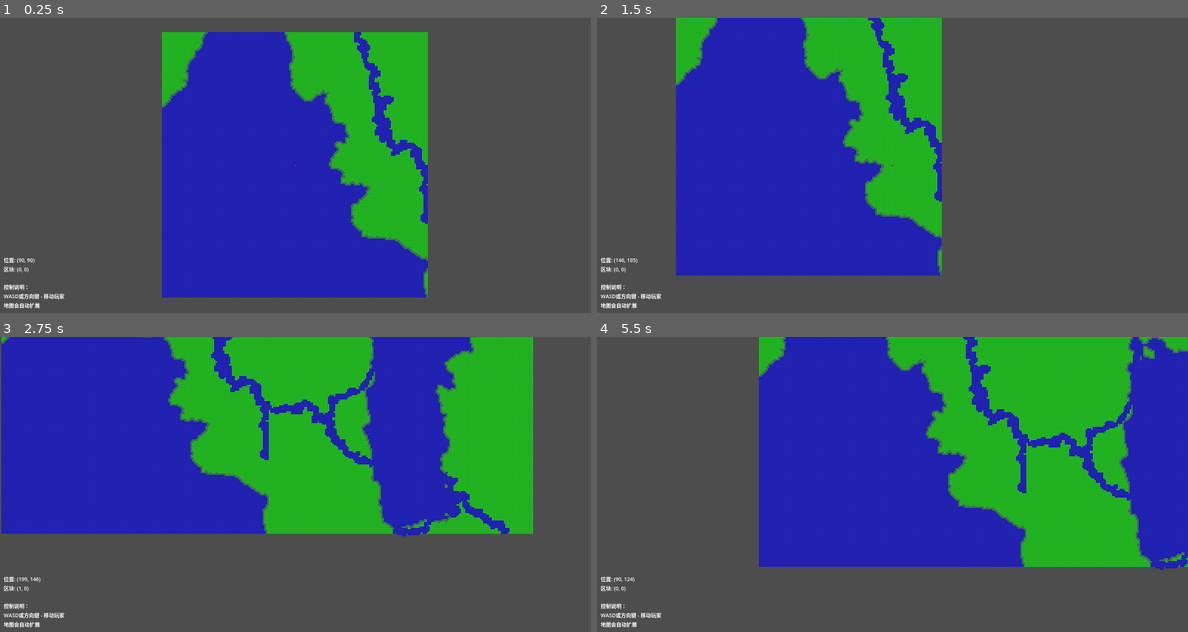
Above: before the commit, frames 1-4 (two rows, left to right).
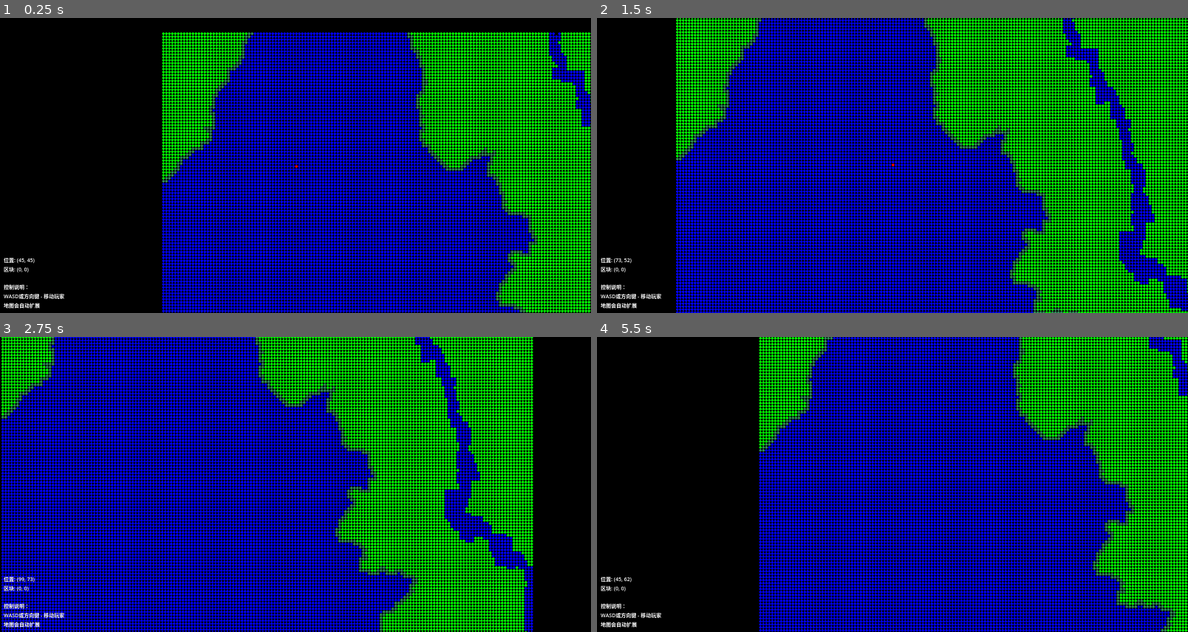
Above: after the commit, the same moments.

Repository: AliveGh0st/overmapchunkdemo
Game: Godot game, scene res://overmap_system.tscn
Two runs of this game, one before a commit and one after it. Both use one fixed random seed, a clock stepped at 60 frames per second and the inputs below.
Inputs:
- Up to frame 1 (0.25 s): no input
- Up to frame 2 (1.5 s): tap Enter at 0.5 s; hold Right (ui_right) 0.53-1.28 s; hold Down (ui_down) from 1.28 s (still down)
- Up to frame 3 (2.75 s): release Down (ui_down) at 2.03 s; hold Right (ui_right) from 2.03 s (still down)
- Up to frame 4 (5.5 s): release Right (ui_right) at 2.78 s; hold Up (ui_up) 2.78-3.53 s; hold Left (ui_left) 3.53-5.03 s; hold Down (ui_down) from 5.03 s (still down)

The runs differ from the first frame. In frame 1, 98% of the frame differs, in the area x 0-100%, y 0-100%; in frame 2, 98%; in frame 3, 98%; in frame 4, 98%.

Commit message:
调整背景层设置

Diff:
--- a/overmap_renderer.gd
+++ b/overmap_renderer.gd
@@ -7,7 +7,7 @@
 var map_size_x: int  # 动态计算的渲染区域宽度（格子数）
 var map_size_y: int  # 动态计算的渲染区域高度（格子数）
 const CELL_SIZE = 8   # 每个格子的像素大小（用于视口计算）
-const TILE_SIZE = 4  # TileMap中每个瓦片的像素大小（游戏世界格子大小）
+const TILE_SIZE = 8  # TileMap中每个瓦片的像素大小（游戏世界格子大小）
 const BORDER_THRESHOLD = 11  # 距离边缘11格时创建新区块
 var canvas_size_x: int  # 动态计算的画布宽度（像素）
 var canvas_size_y: int  # 动态计算的画布高度（像素）
@@ -555,49 +555,49 @@
 		# 朝向目标移动的逻辑 - 完全匹配C++
 		if pb_local.x > p2_local.x and (randi_range(0, int(CHUNK_SIZE * 1.2) - 1) < pb_local.x - p2_local.x or \
 		   (randi_range(0, int(CHUNK_SIZE * 0.2) - 1) > pb_local.x - p2_local.x and \
-		    randi_range(0, int(CHUNK_SIZE * 0.2) - 1) > abs(pb_local.y - p2_local.y))):
+			randi_range(0, int(CHUNK_SIZE * 0.2) - 1) > abs(pb_local.y - p2_local.y))):
 			p2_local.x += 1
 		if pb_local.x < p2_local.x and (randi_range(0, int(CHUNK_SIZE * 1.2) - 1) < p2_local.x - pb_local.x or \
 		   (randi_range(0, int(CHUNK_SIZE * 0.2) - 1) > p2_local.x - pb_local.x and \
-		    randi_range(0, int(CHUNK_SIZE * 0.2) - 1) > abs(pb_local.y - p2_local.y))):
+			randi_range(0, int(CHUNK_SIZE * 0.2) - 1) > abs(pb_local.y - p2_local.y))):
 			p2_local.x -= 1
 		if pb_local.y > p2_local.y and (randi_range(0, int(CHUNK_SIZE * 1.2) - 1) < pb_local.y - p2_local.y or \
 		   (randi_range(0, int(CHUNK_SIZE * 0.2) - 1) > pb_local.y - p2_local.y and \
-		    randi_range(0, int(CHUNK_SIZE * 0.2) - 1) > abs(p2_local.x - pb_local.x))):
+			randi_range(0, int(CHUNK_SIZE * 0.2) - 1) > abs(p2_local.x - pb_local.x))):
 			p2_local.y += 1
 		if pb_local.y < p2_local.y and (randi_range(0, int(CHUNK_SIZE * 1.2) - 1) < p2_local.y - pb_local.y or \
 		   (randi_range(0, int(CHUNK_SIZE * 0.2) - 1) > p2_local.y - pb_local.y and \
-		    randi_range(0, int(CHUNK_SIZE * 0.2) - 1) > abs(p2_local.x - pb_local.x))):
+			randi_range(0, int(CHUNK_SIZE * 0.2) - 1) > abs(p2_local.x - pb_local.x))):
 			p2_local.y -= 1
 
-		# 第二个随机游走
-		p2_local.x += randi_range(-1, 1)
-		p2_local.y += randi_range(-1, 1)
-		if p2_local.x < 0:
-			p2_local.x = 0
-		if p2_local.x > CHUNK_SIZE - 1:
-			p2_local.x = CHUNK_SIZE - 2  # 注意：这里使用CHUNK_SIZE - 2，匹配C++的OMAPX-2
-		if p2_local.y < 0:
-			p2_local.y = 0
-		if p2_local.y > CHUNK_SIZE - 1:
-			p2_local.y = CHUNK_SIZE - 1
-
-		# 第二个笔刷应用 - 包含复杂的边界检查逻辑
-		for i in range(-1 * river_scale, 1 * river_scale + 1):
-			for j in range(-1 * river_scale, 1 * river_scale + 1):
-				# We don't want our riverbanks touching the edge of the map for many reasons
-				var brush_point_local = p2_local + Vector2i(j, i)
-
-				# C++: if( inbounds( p, 1 ) || ( std::abs( pb.y() - p.y() ) < 4 && std::abs( pb.x() - p.x() ) < 4 ) )
-				var is_near_target = abs(pb_local.y - brush_point_local.y) < 4 and abs(pb_local.x - brush_point_local.x) < 4
-				if _is_inbounds_local(brush_point_local, 1) or is_near_target:
-					# C++: if( !inbounds( p ) ) continue;
-					if not _is_inbounds_local(brush_point_local, 0):
-						continue
-
-					var world_coord = _local_to_world(brush_point_local, p_chunk_coord)
-					if not _is_lake_at(world_coord) and _one_in(river_chance):
-						terrain_data[world_coord] = TERRAIN_TYPE_RIVER
+		# # 第二个随机游走
+		# p2_local.x += randi_range(-1, 1)
+		# p2_local.y += randi_range(-1, 1)
+		# if p2_local.x < 0:
+		# 	p2_local.x = 0
+		# if p2_local.x > CHUNK_SIZE - 1:
+		# 	p2_local.x = CHUNK_SIZE - 2  # 注意：这里使用CHUNK_SIZE - 2，匹配C++的OMAPX-2
+		# if p2_local.y < 0:
+		# 	p2_local.y = 0
+		# if p2_local.y > CHUNK_SIZE - 1:
+		# 	p2_local.y = CHUNK_SIZE - 1
+
+		# # 第二个笔刷应用 - 包含复杂的边界检查逻辑
+		# for i in range(-1 * river_scale, 1 * river_scale + 1):
+		# 	for j in range(-1 * river_scale, 1 * river_scale + 1):
+		# 		# We don't want our riverbanks touching the edge of the map for many reasons
+		# 		var brush_point_local = p2_local + Vector2i(j, i)
+
+		# 		# C++: if( inbounds( p, 1 ) || ( std::abs( pb.y() - p.y() ) < 4 && std::abs( pb.x() - p.x() ) < 4 ) )
+		# 		var is_near_target = abs(pb_local.y - brush_point_local.y) < 4 and abs(pb_local.x - brush_point_local.x) < 4
+		# 		if _is_inbounds_local(brush_point_local, 2) or is_near_target:
+		# 			# C++: if( !inbounds( p ) ) continue;
+		# 			if not _is_inbounds_local(brush_point_local, 0):
+		# 				continue
+
+		# 			var world_coord = _local_to_world(brush_point_local, p_chunk_coord)
+		# 			if not _is_lake_at(world_coord) and _one_in(river_chance):
+		# 				terrain_data[world_coord] = TERRAIN_TYPE_RIVER
 
 
 # --- Helper Functions for River Generation ---
@@ -767,6 +767,19 @@
 	if lake_points.size() < LAKE_RIVER_CONNECTION_MIN_SIZE:
 		return
 
+	# 新增：检查湖泊是否已经与河流重叠
+	var lake_has_river = false
+	for lake_point in lake_points:
+		var terrain_type = terrain_data.get(lake_point, TERRAIN_TYPE_EMPTY)
+		if terrain_type == TERRAIN_TYPE_RIVER or terrain_type == TERRAIN_TYPE_DEBUG_RIVER_START_END:
+			lake_has_river = true
+			break
+
+	# 如果湖泊已经包含河流，则不执行连接逻辑
+	if lake_has_river:
+		print("Lake already contains rivers, skipping connection logic")
+		return
+
 	# C++: const auto connect_lake_to_closest_river = [&]( const point_om_omt & lake_connection_point ) { ... }
 	var connect_lake_to_closest_river = func(lake_connection_point: Vector2i):
 		var closest_distance = -1
@@ -863,7 +876,7 @@
 	var p2 = start_point
 
 	while p2 != end_point:
-    	# 第一个随机游走和笔刷应用块
+		# 第一个随机游走和笔刷应用块
 		p2.x += randi_range(-1, 1)
 		p2.y += randi_range(-1, 1)
 		# 注意：这里没有边界限制，因为这是跨区块的河流连接
@@ -874,15 +887,15 @@
 				if _one_in(river_chance):
 					terrain_data[brush_point] = TERRAIN_TYPE_RIVER
 
-        # 朝向目标移动的逻辑 - 完全匹配C++
+		# 朝向目标移动的逻辑 - 完全匹配C++
 		var WORLD_SIZE_FACTOR = CHUNK_SIZE * 10
 		if end_point.x > p2.x and (randi_range(0, int(WORLD_SIZE_FACTOR * 1.2) - 1) < end_point.x - p2.x or \
-        	(randi_range(0, int(WORLD_SIZE_FACTOR * 0.2) - 1) > end_point.x - p2.x and \
-        	randi_range(0, int(WORLD_SIZE_FACTOR * 0.2) - 1) > abs(end_point.y - p2.y))):
+			(randi_range(0, int(WORLD_SIZE_FACTOR * 0.2) - 1) > end_point.x - p2.x and \
+			randi_range(0, int(WORLD_SIZE_FACTOR * 0.2) - 1) > abs(end_point.y - p2.y))):
 			p2.x += 1
 		if end_point.x < p2.x and (randi_range(0, int(WORLD_SIZE_FACTOR * 1.2) - 1) < p2.x - end_point.x or \
-    		(randi_range(0, int(WORLD_SIZE_FACTOR * 0.2) - 1) > p2.x - end_point.x and \
-        	randi_range(0, int(WORLD_SIZE_FACTOR * 0.2) - 1) > abs(end_point.y - p2.y))):
+			(randi_range(0, int(WORLD_SIZE_FACTOR * 0.2) - 1) > p2.x - end_point.x and \
+			randi_range(0, int(WORLD_SIZE_FACTOR * 0.2) - 1) > abs(end_point.y - p2.y))):
 			p2.x -= 1
 		if end_point.y > p2.y and (randi_range(0, int(WORLD_SIZE_FACTOR * 1.2) - 1) < end_point.y - p2.y or \
 			(randi_range(0, int(WORLD_SIZE_FACTOR * 0.2) - 1) > end_point.y - p2.y and \
@@ -893,7 +906,7 @@
 			randi_range(0, int(WORLD_SIZE_FACTOR * 0.2) - 1) > abs(p2.x - end_point.x))):
 			p2.y -= 1
 
-        # 第二个随机游走
+		# 第二个随机游走
 		p2.x += randi_range(-1, 1)
 		p2.y += randi_range(-1, 1)
 
--- a/overmap_system.tscn
+++ b/overmap_system.tscn
@@ -8,6 +8,18 @@
 size = Vector2(4, 4)
 
 [node name="OvermapSystem" type="Node2D"]
+
+[node name="BackgroundLayer" type="CanvasLayer" parent="."]
+layer = -1
+
+[node name="Background" type="ColorRect" parent="BackgroundLayer"]
+anchors_preset = 15
+anchor_right = 1.0
+anchor_bottom = 1.0
+grow_horizontal = 2
+grow_vertical = 2
+mouse_filter = 2
+color = Color(0, 0, 0, 1)
 
 [node name="OvermapRenderer" type="Node2D" parent="."]
 script = ExtResource("1_renderer")
@@ -24,17 +36,6 @@
 [node name="Sprite2D" type="Sprite2D" parent="Player"]
 
 [node name="UILayer" type="CanvasLayer" parent="."]
-
-[node name="Background" type="ColorRect" parent="UILayer"]
-visible = false
-clip_contents = true
-anchors_preset = 15
-anchor_right = 1.0
-anchor_bottom = 1.0
-grow_horizontal = 2
-grow_vertical = 2
-mouse_filter = 2
-color = Color(0, 0, 0, 1)
 
 [node name="UI" type="Control" parent="UILayer"]
 layout_mode = 3
